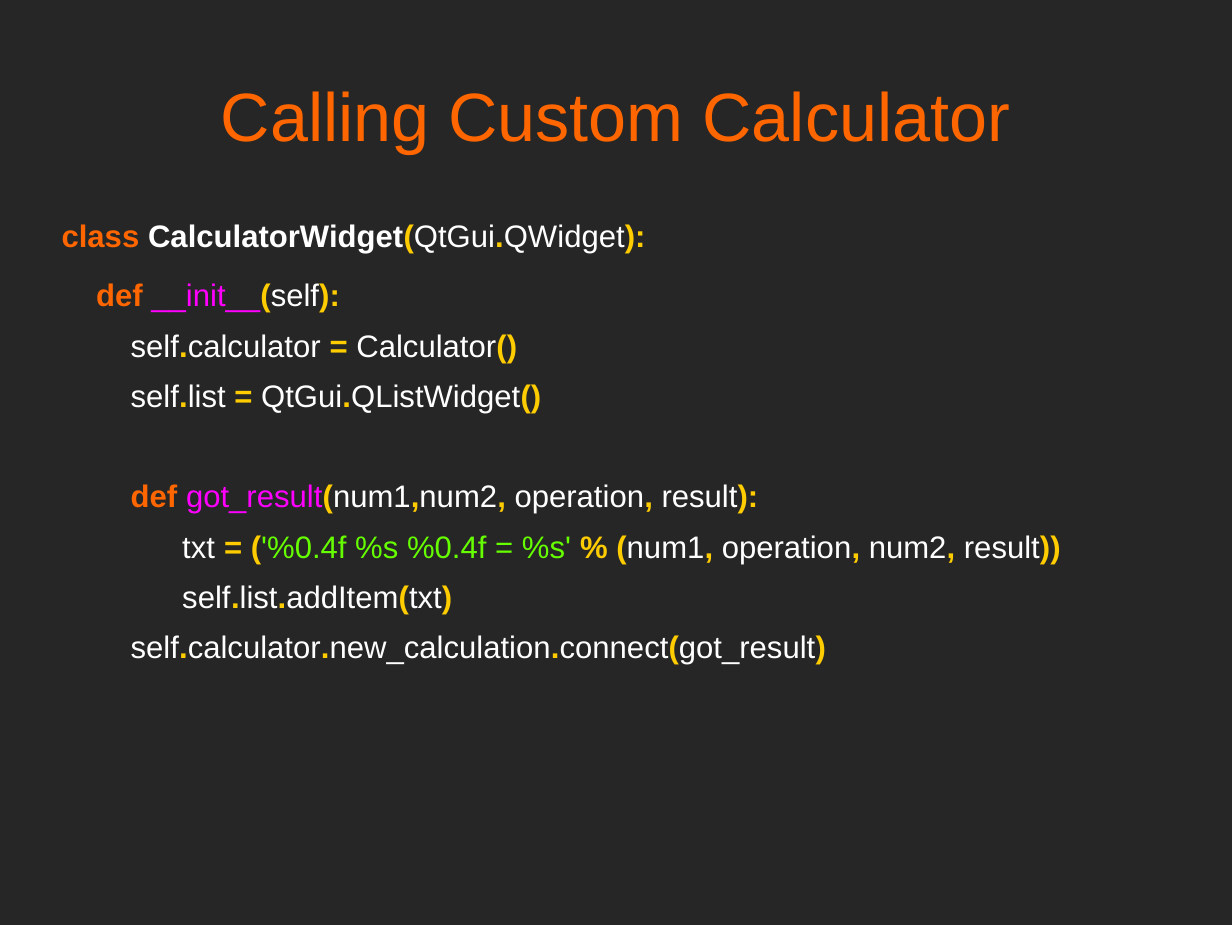
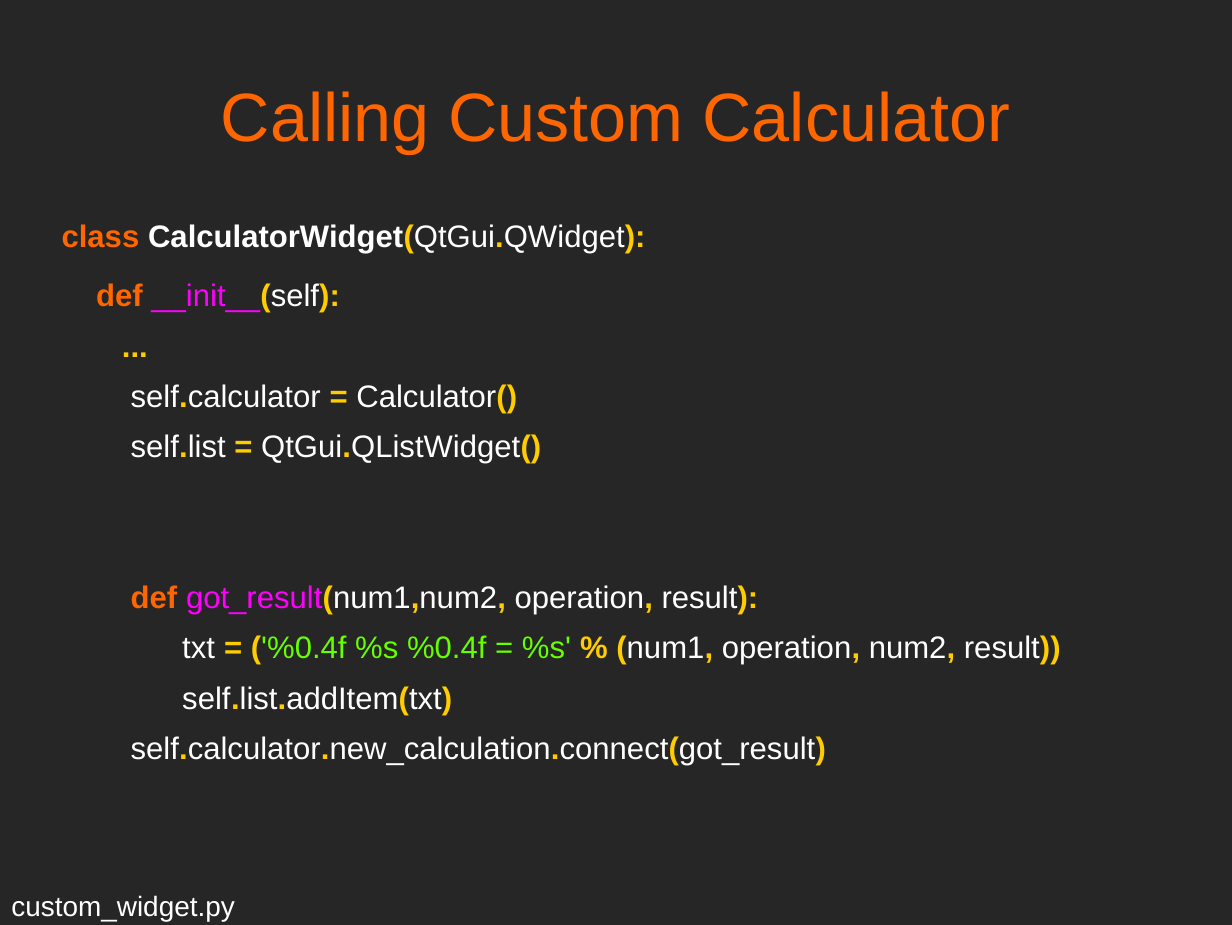
Before and after one commit to mfarhan12/qt-presentation, a slide deck: slide 18 of OPAG QT Presentation.odp. Drawn at 1232x925 pixels with LibreOffice and Linux fonts; fonts in the diff are those of the drawing. Boxes give left, top, right and bottom in pixels: in the first picture for what was removed or moved away, otherwise in the second. Text is boxed around its words. In the diff, an @@ line names an element or a change of style, - is before the commit and + after.

```diff
--- a/OPAG QT Presentation.odp
+++ b/OPAG QT Presentation.odp
@@ text at (62, 224, 1061, 765): paragraph added @@
+...
@@ text added at (11, 895, 235, 921), 18 pt, text #FFFFFF @@
+custom_widget.py
```
Also in this commit, not shown: 13 other slides changed, 1 other file.
